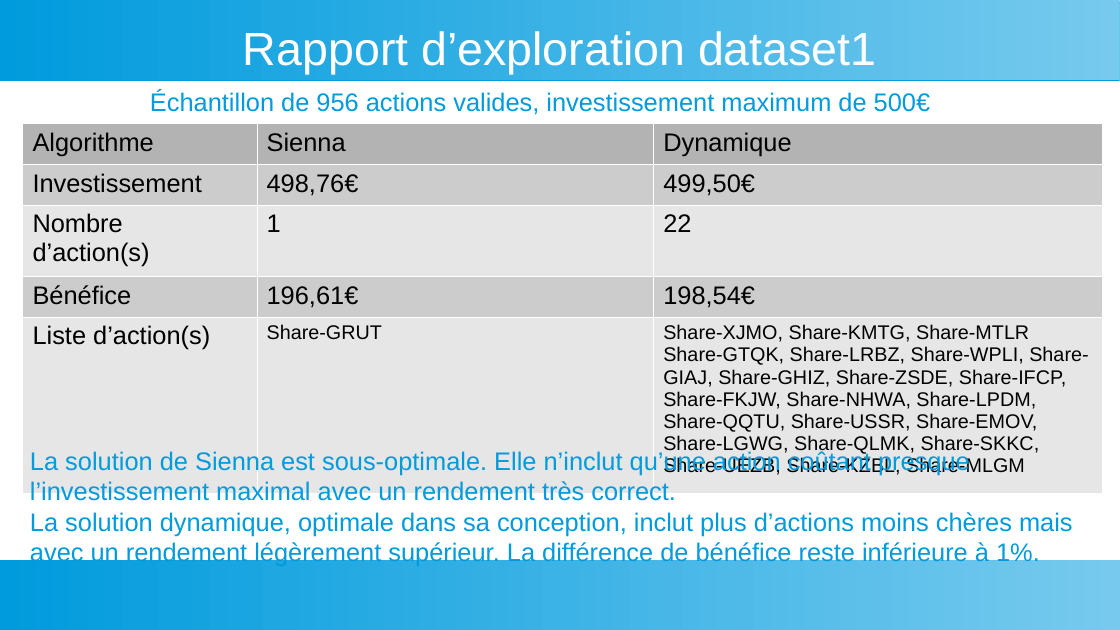
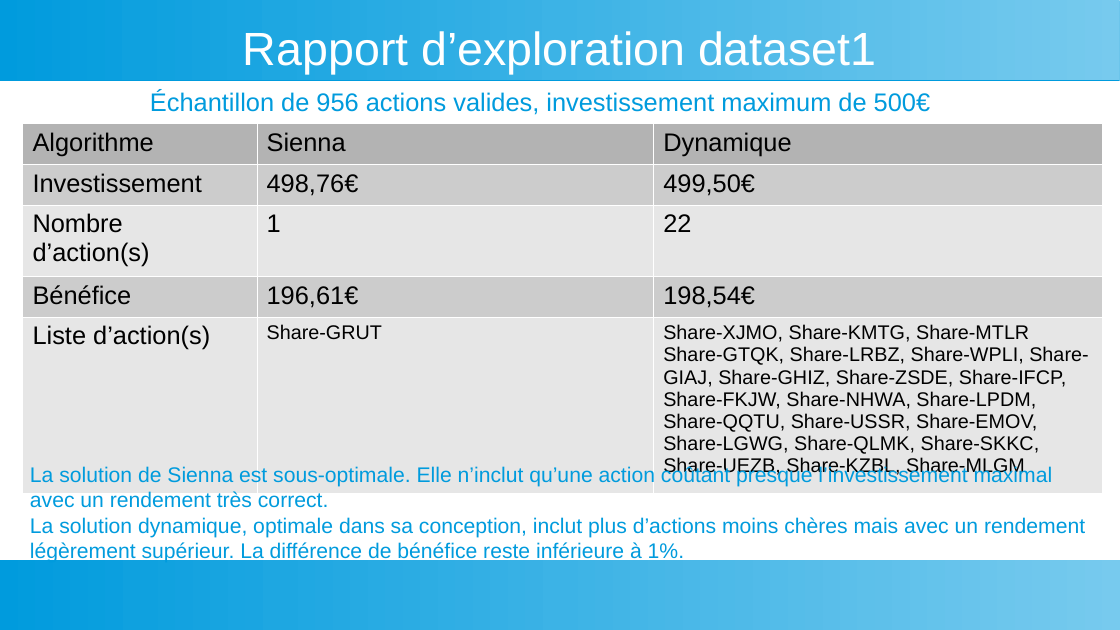
Before and after one commit to YoannDeb/AlgoInvest, a slide deck: slide 10 of Docs/Présentation.odp (slide 8 before the commit). Drawn at 1120x630 pixels with LibreOffice and Linux fonts; fonts in the diff are those of the drawing. Boxes give left, top, right and bottom in pixels: in the first picture for what was removed or moved away, otherwise in the second. Text is boxed around its words. In the diff, an @@ line names an element or a change of style, - is before the commit and + after.

```diff
--- a/Docs/Présentation.odp
+++ b/Docs/Présentation.odp
@@ text "La solution de Sienna est ...": place and size @@
-text "La solution de Sienna est ..." at [30, 449, 1073, 567]
+text "La solution de Sienna est ..." at [30, 465, 1085, 563]
@@ text "La solution de Sienna est ..." at [30, 465, 1085, 563]: size 18 to 15 pt @@
```
Also in this commit, not shown: 6 other slides changed, 2 slides added.
